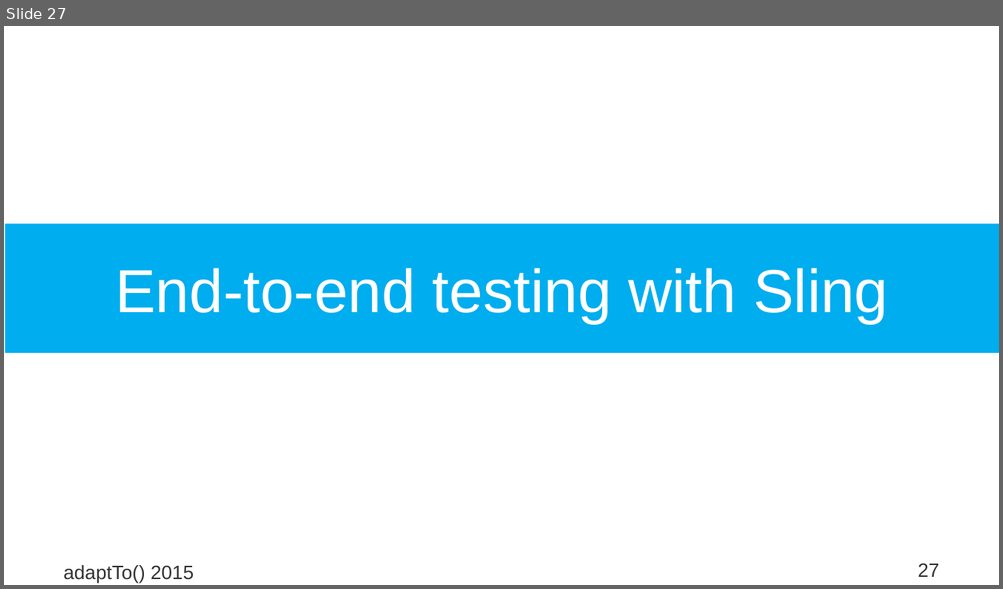
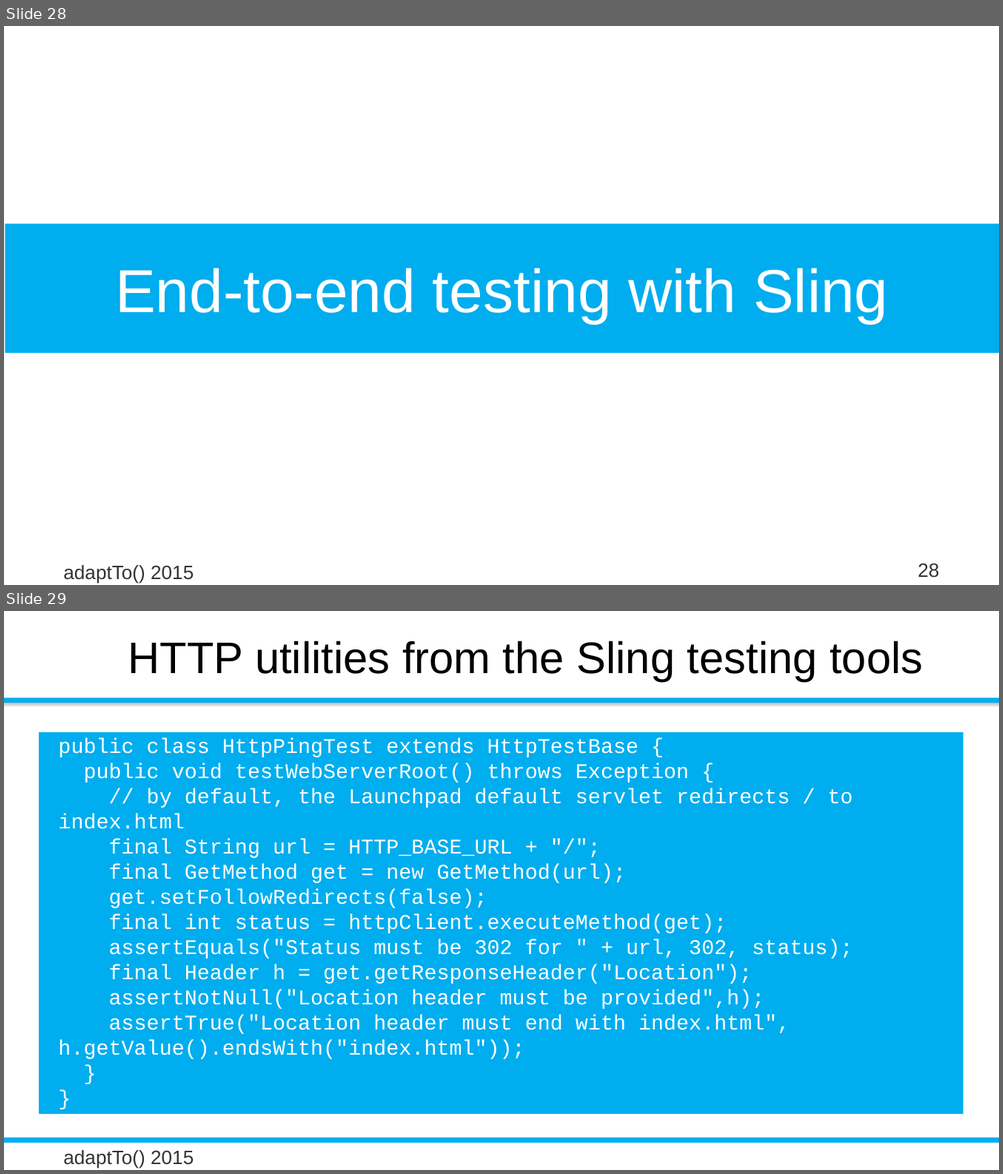
Before and after one commit to rombert/talks, a slide deck: adaptTo2015/How_Do_I_Test_My_Sling_Application-Robert_Munteanu.odp. Shown one above the other, each under a label of ours: slide 27 before the commit, slides 28 and 29 after it. The pictures are 1003x589 and 1003x1174 pixels, drawn with LibreOffice and Linux fonts; fonts in the diff are those of the drawing; background and template pictures are left out. Boxes give left, top, right and bottom in pixels: in the first picture for what was removed or moved away, otherwise in the second. Text is boxed around its words. In the diff, an @@ line names an element or a change of style, - is before the commit and + after.

Commit message:
adaptTo 2015: final draft, output slightly hand-tweaked

```diff
--- a/adaptTo2015/How_Do_I_Test_My_Sling_Application-Robert_Munteanu.odp
+++ b/adaptTo2015/How_Do_I_Test_My_Sling_Application-Robert_Munteanu.odp
@@ slide 29 added at [4, 611, 999, 1170], background #FFFFFF @@
@@ title added at [128, 641, 922, 681], 32 pt, text #000000 @@
+HTTP utilities from the Sling testing tools
@@ rectangle added at [4, 698, 999, 703], fill #00ADEE @@
@@ rectangle added at [4, 703, 999, 707], fill gradient #B8B8B8 to #FFFFFF @@
@@ text added at [39, 732, 963, 1114], fill #00ADEE, 15.2 pt, text #FFFFFF @@
+public class HttpPingTest extends HttpTestBase {
+public void testWebServerRoot() throws Exception {
+// by default, the Launchpad default servlet redirects / to index.html
+final String url = HTTP_BASE_URL + "/";
+final GetMethod get = new GetMethod(url);
+get.setFollowRedirects(false);
+final int status = httpClient.executeMethod(get);
+assertEquals("Status must be 302 for " + url, 302, status);
+final Header h = get.getResponseHeader("Location");
+assertNotNull("Location header must be provided",h);
+assertTrue("Location header must end with index.html", h.getValue().endsWith("index.html"));
+}
+}
@@ rectangle added at [4, 1138, 999, 1143], fill #00ADEE @@
@@ text added at [63, 1150, 193, 1169], 14 pt, text #333333 @@
+adaptTo() 2015
@@ what was slide 27 is now slide 28 @@
@@ page number at [917, 563, 939, 578]: text changed @@
-27
+28
```
Also in this commit, not shown: 2 slides changed, 3 other slides added, 1 other file.
